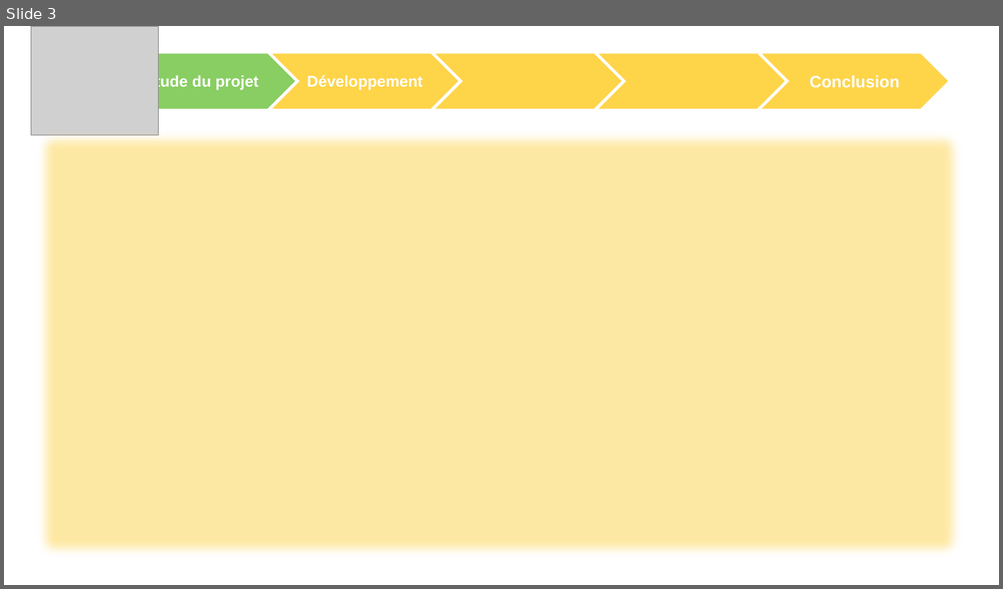
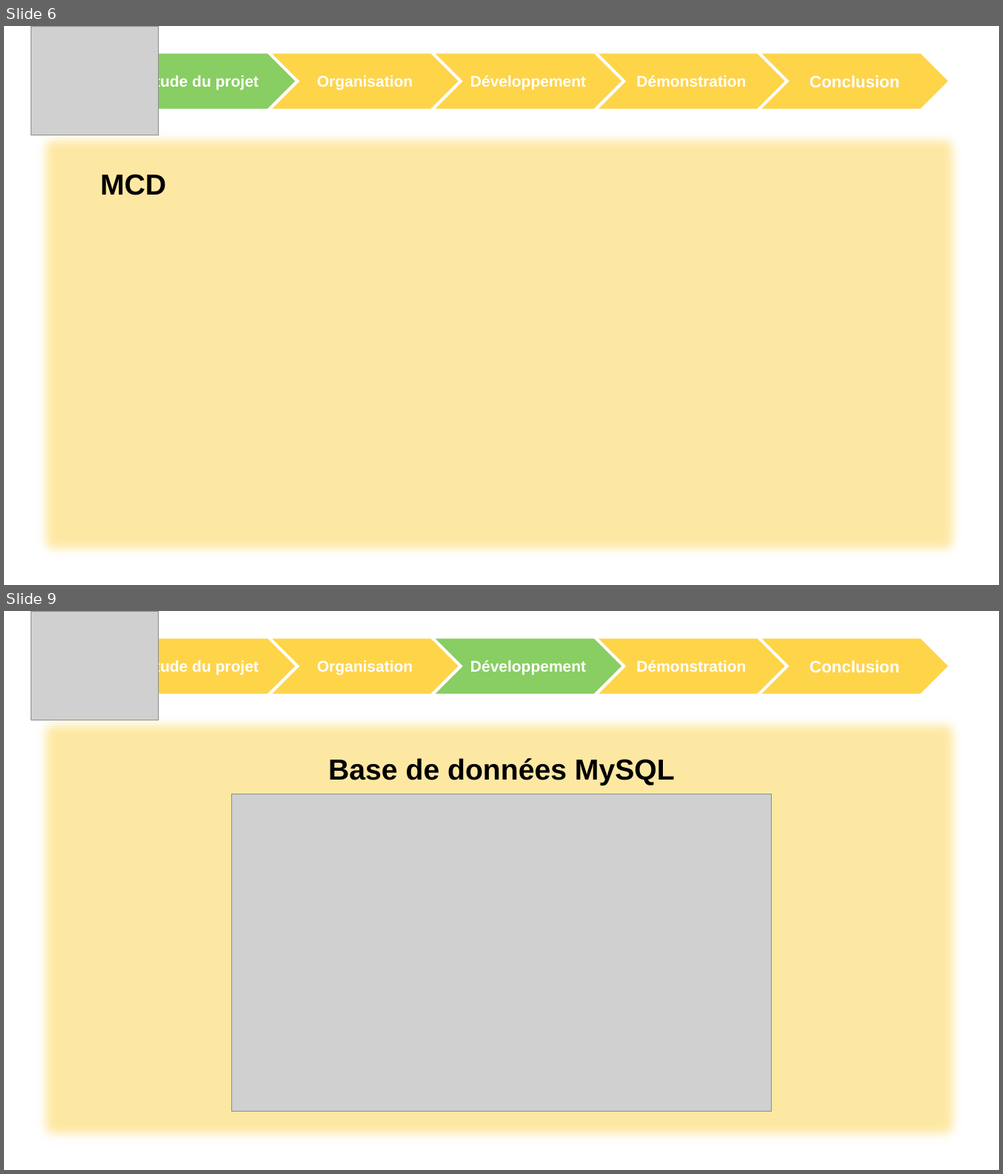
Before and after one commit to ChampemeDylan/UPOP, a slide deck: DIAPO.pptx. Shown one above the other, each under a label of ours: slide 3 before the commit, slides 6 and 9 after it; the slides between them are not shown. The pictures are 1003x589 and 1003x1174 pixels, drawn with LibreOffice and Linux fonts; fonts in the diff are those of the drawing; grey boxes stand for pictures; background and template pictures are left out. Boxes give left, top, right and bottom in pixels: in the first picture for what was removed or moved away, otherwise in the second. Text is boxed around its words. In the diff, an @@ line names an element or a change of style, - is before the commit and + after.

```diff
--- a/DIAPO.pptx
+++ b/DIAPO.pptx
@@ slide 9 added at (x1=4, y1=611, x2=999, y2=1170), background picture (left out) @@
@@ group added at (x1=31, y1=611, x2=949, y2=721): 5 chevrons, 1 picture @@
+Etude du projet
+Conclusion
+Organisation
+Développement
+Démonstration
@@ rectangle added at (x1=31, y1=711, x2=968, y2=1149), fill #FED449 at 50% opacity @@
@@ text added at (x1=328, y1=758, x2=674, y2=786), 28 pt, text #000000, bold @@
+Base de données MySQL
@@ picture added at (x1=232, y1=795, x2=771, y2=1112) @@
@@ what was slide 3 is now slide 6 @@
@@ slide 6 changed as well @@
@@ text in chevron at (x1=317, y1=76, x2=412, y2=90): text changed @@
-Développement
+Organisation
@@ text in chevron at (x1=470, y1=75, x2=586, y2=90): text added @@
+Développement
@@ text in chevron at (x1=636, y1=75, x2=745, y2=87): text added @@
+Démonstration
@@ text added at (x1=100, y1=174, x2=166, y2=195), 28 pt, text #000000, bold @@
+MCD
```
Also in this commit, not shown: 1 other slide changed, 16 other slides added, 1 slide removed.
